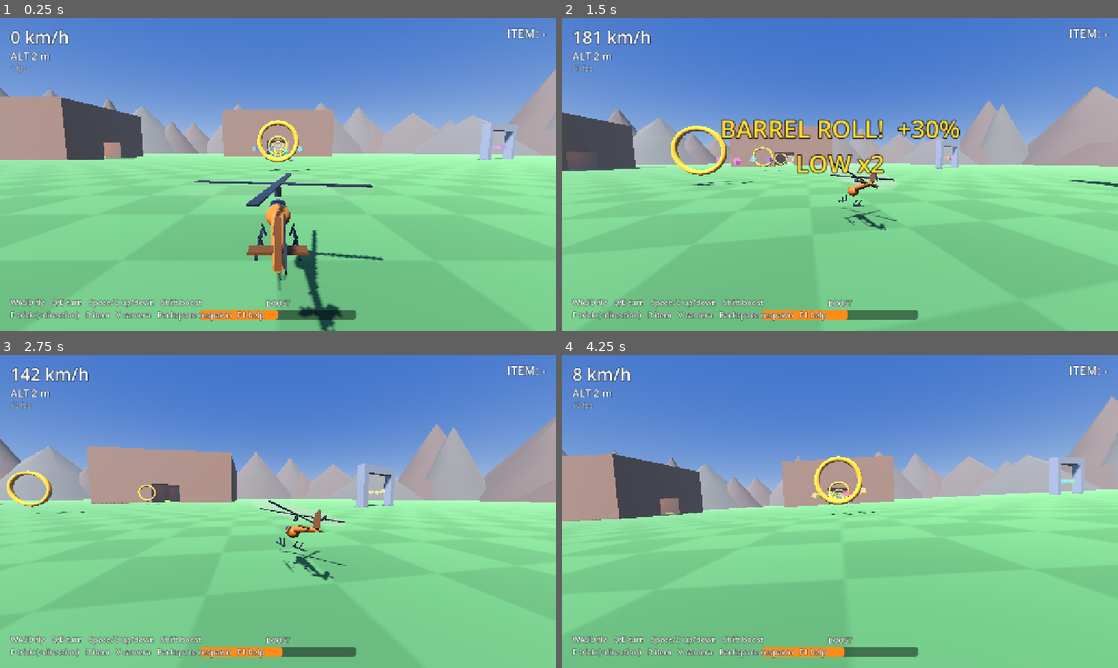
Above: before the commit, frames 1-4 (two rows, left to right).
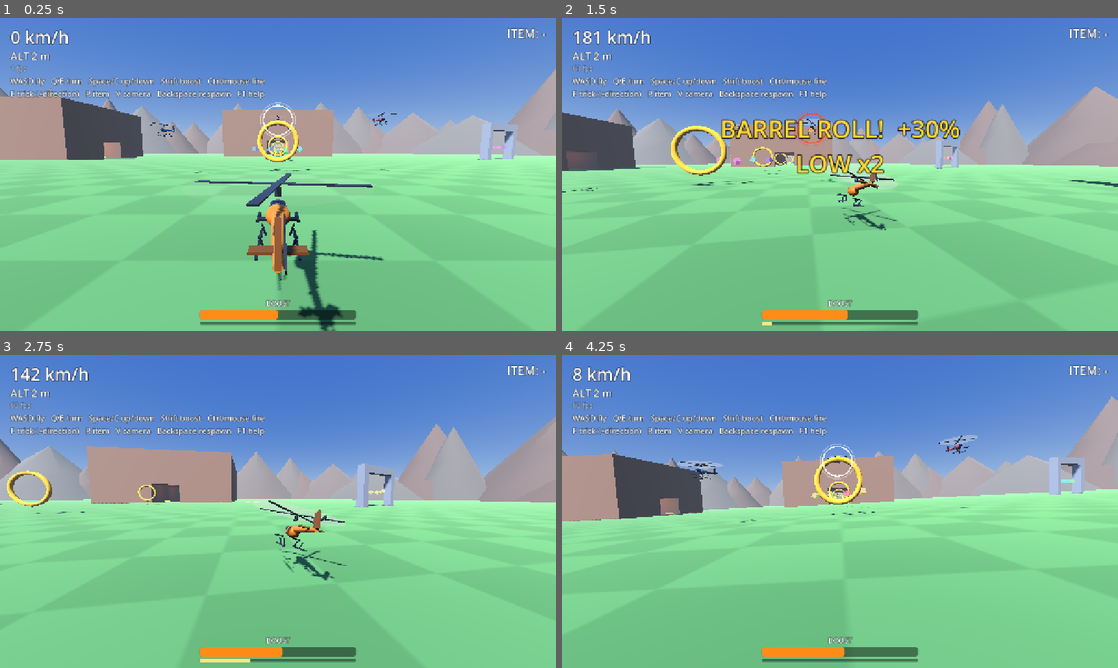
Above: after the commit, the same moments.

Repository: agnorance/choppa
Game: Godot game, scene res://scenes/main.tscn
Same seed, same stepped clock (60 frames per second), same inputs: the game is played once before the commit and once after it.
Inputs (mouse positions are in pixels of both pictures, inside the frame that each line leads up to):
- Up to frame 1 (0.25 s): no input
- Up to frame 2 (1.5 s): tap Enter at 0.5 s; move the mouse to (962, 158) at 0.52 s; hold D (move_right) 0.53-1.25 s; hold Shift (boost) 0.53-1.25 s; click (962, 158) at 0.67 s; tap F (trick) at 0.8 s; drag from (728, 190) to (812, 237) at 1.27 s
- Up to frame 3 (2.75 s): move the mouse to (333, 442) at 2.02 s; hold D (move_right) from 2.03 s (still down); hold Ctrl (fire, bound only after the commit) from 2.03 s (still down); click (333, 442) at 2.17 s; tap Shift (boost) at 2.3 s
- Up to frame 4 (4.25 s): release D (move_right) at 2.75 s; release Ctrl (fire, bound only after the commit) at 2.75 s; drag from (812, 574) to (673, 464) at 2.77 s; move the mouse to (1006, 558) at 3.52 s; hold A (move_left) from 3.53 s (still down); hold V (toggle_camera) from 3.53 s (still down); click (1006, 558) at 3.67 s; tap Ctrl (fire, bound only after the commit) at 3.8 s; tap Backspace (respawn) at 4.15 s

The runs differ from the first frame. In frame 1, 3.3% of the frame differs, in the area x 1-72%, y 19-99%; in frame 2, 3.3%; in frame 3, 3.1%; in frame 4, 3.6%, in the area x 1-75%, y 19-99%.

Commit message:
Add machine gun with knockback, aim assist and training dummies
- Twin machine gun: rapid fire tracers that knock choppas back, no damage
- Aim assist snaps rounds to a choppa in a 12 degree cone, lock ring on HUD
- Overheats after ~2.3 s of continuous fire; barrel roll dodges bullets
- Fire on Ctrl / left mouse / RT / touch FIRE; touch auto-fires when locked on
- Three hovering training dummies on the test range that return to their posts
- Heat bar, crosshair and hit flash in the HUD; six new tests

Diff:
--- /dev/null
+++ b/scripts/bullet.gd
@@ -0,0 +1,88 @@
+class_name Bullet
+extends Node3D
+## Machine gun round. Knocks choppas back instead of damaging them. Moves in straight
+## steps and ray-checks each step, so it can't tunnel through thin walls.
+
+const SPEED := 180.0
+const LIFETIME := 0.9
+const KNOCKBACK := 2.5  ## Velocity added to the target per hit.
+
+static var _mesh: BoxMesh
+static var _material: StandardMaterial3D
+
+var shooter: Choppa
+var direction := Vector3.FORWARD
+var speed := SPEED
+
+var _age := 0.0
+
+
+func _ready() -> void:
+	if _mesh == null:
+		_mesh = BoxMesh.new()
+		_mesh.size = Vector3(0.1, 0.1, 2.6)
+		_material = StandardMaterial3D.new()
+		_material.shading_mode = BaseMaterial3D.SHADING_MODE_UNSHADED
+		_material.albedo_color = Color(1.0, 0.85, 0.35)
+	var tracer := MeshInstance3D.new()
+	tracer.mesh = _mesh
+	tracer.material_override = _material
+	tracer.cast_shadow = GeometryInstance3D.SHADOW_CASTING_SETTING_OFF
+	add_child(tracer)
+	if not direction.is_equal_approx(Vector3.UP) and not direction.is_equal_approx(Vector3.DOWN):
+		basis = Basis.looking_at(direction)
+
+
+func _physics_process(delta: float) -> void:
+	_age += delta
+	if _age > LIFETIME:
+		queue_free()
+		return
+	var from := global_position
+	var to := from + direction * speed * delta
+	var query := PhysicsRayQueryParameters3D.create(from, to)
+	if is_instance_valid(shooter):
+		query.exclude = [shooter.get_rid()]
+	var hit := get_world_3d().direct_space_state.intersect_ray(query)
+	if hit.is_empty():
+		global_position = to
+		return
+	var target := hit.collider as Choppa
+	if target and target.take_hit(direction * KNOCKBACK, shooter) and is_instance_valid(shooter):
+		shooter.scored_hit.emit(target)
+	if target == null or not target.trick == "BARREL ROLL":
+		_spark(hit.position)
+		queue_free()
+	else:
+		global_position = to  # Dodged: fly on through.
+
+
+func _spark(at: Vector3) -> void:
+	var spark := Spark.new()
+	get_parent().add_child(spark)
+	spark.global_position = at
+
+
+class Spark extends MeshInstance3D:
+	var _t := 0.0
+
+	func _ready() -> void:
+		var sphere := SphereMesh.new()
+		sphere.radius = 0.5
+		sphere.height = 1.0
+		sphere.radial_segments = 6
+		sphere.rings = 3
+		mesh = sphere
+		var m := StandardMaterial3D.new()
+		m.shading_mode = BaseMaterial3D.SHADING_MODE_UNSHADED
+		m.transparency = BaseMaterial3D.TRANSPARENCY_ALPHA
+		m.albedo_color = Color(1.0, 0.75, 0.3)
+		material_override = m
+		cast_shadow = GeometryInstance3D.SHADOW_CASTING_SETTING_OFF
+
+	func _process(delta: float) -> void:
+		_t += delta
+		scale = Vector3.ONE * (0.4 + _t * 6.0)
+		(material_override as StandardMaterial3D).albedo_color.a = 1.0 - _t / 0.15
+		if _t >= 0.15:
+			queue_free()
--- a/scripts/choppa.gd
+++ b/scripts/choppa.gd
@@ -8,6 +8,9 @@
 signal trick_botched(trick_name: String)
 signal bumped(impact: float)
 signal item_changed(item_name: String)
+signal hit_taken(impulse: Vector3, shooter: Choppa)
+signal scored_hit(target: Choppa)
+signal gun_overheated
 
 ## Below this altitude a trick counts as "low" and its boost reward doubles.
 const LOW_ALTITUDE := 6.0
@@ -15,6 +18,12 @@
 const GROUND_CLEARANCE := 1.15
 const BOUNCE_IMPACT := 14.0
 const TRICK_COOLDOWN := 0.15
+const GUN_INTERVAL := 0.08  ## Seconds between shots.
+const GUN_HEAT_PER_SHOT := 0.035  ## About 2.3 s of continuous fire to overheat.
+const GUN_COOL_RATE := 0.6  ## Heat lost per second when not firing.
+const AIM_ASSIST_ANGLE := deg_to_rad(12.0)  ## Horizontal cone that snaps bullets.
+const AIM_ASSIST_PITCH := deg_to_rad(35.0)
+const AIM_ASSIST_RANGE := 160.0
 const TRICKS := {
 	"BARREL ROLL": {"duration": 0.55, "reward": 0.15},
 	"FRONT FLIP": {"duration": 0.6, "reward": 0.18},
@@ -45,6 +54,8 @@
 var item := ""
 var stun := 0.0
 var altitude := 500.0  ## Height of the skids above whatever is below.
+var heat := 0.0  ## Gun heat, 0..1.
+var overheated := false
 
 var trick := ""  ## Name of the trick in progress, "" when none.
 var trick_time := 0.0
@@ -57,11 +68,14 @@
 var _snap_from := 0.0
 var _prev_trick := false
 var _prev_item := false
+var _gun_timer := 0.0
+var _gun_side := 1.0
 
 
 func _ready() -> void:
 	motion_mode = MOTION_MODE_FLOATING
 	heading = rotation.y
+	add_to_group("choppas")
 
 	var capsule := CapsuleShape3D.new()
 	capsule.radius = 1.1
@@ -112,6 +126,7 @@
 
 	_trick_cooldown = maxf(0.0, _trick_cooldown - delta)
 	_update_trick(delta)
+	_update_gun(i, delta)
 
 	if trick == "180 SNAP":
 		turn_rate = 0.0
@@ -150,6 +165,35 @@
 	_handle_collisions(before)
 	_update_altitude()
 	model.update_pose(self, delta)
+
+
+## The choppa that aim assist would shoot at right now, or null.
+func aim_target() -> Choppa:
+	var forward := facing() * Vector3.FORWARD
+	var best: Choppa = null
+	var best_angle := AIM_ASSIST_ANGLE
+	for node in get_tree().get_nodes_in_group("choppas"):
+		var other := node as Choppa
+		if other == self:
+			continue
+		var to := other.global_position - global_position
+		var flat := Vector3(to.x, 0.0, to.z)
+		if to.length() > AIM_ASSIST_RANGE or flat.length() < 0.1:
+			continue
+		var angle := forward.angle_to(flat)
+		if angle < best_angle and absf(atan2(to.y, flat.length())) < AIM_ASSIST_PITCH:
+			best = other
+			best_angle = angle
+	return best
+
+
+## Called by a bullet. Returns false when the hit is dodged.
+func take_hit(impulse: Vector3, shooter: Choppa) -> bool:
+	if trick == "BARREL ROLL":
+		return false
+	velocity += impulse
+	hit_taken.emit(impulse, shooter)
+	return true
 
 
 func give_item(item_name: String) -> bool:
@@ -182,8 +226,47 @@
 	trick = ""
 	stun = 0.0
 	turbo_time = 0.0
+	heat = 0.0
+	overheated = false
 	reset_physics_interpolation()
 	_update_altitude()
+
+
+func _update_gun(i: PilotInput, delta: float) -> void:
+	_gun_timer = maxf(0.0, _gun_timer - delta)
+	if overheated:
+		heat = maxf(0.0, heat - GUN_COOL_RATE * delta)
+		overheated = heat > 0.0
+		return
+	if not i.fire:
+		heat = maxf(0.0, heat - GUN_COOL_RATE * delta)
+		return
+	if trick != "" or _gun_timer > 0.0:
+		return
+	_shoot()
+	_gun_timer = GUN_INTERVAL
+	heat += GUN_HEAT_PER_SHOT
+	if heat >= 1.0:
+		heat = 1.0
+		overheated = true
+		gun_overheated.emit()
+
+
+func _shoot() -> void:
+	var muzzle := global_position + facing() * Vector3(0.9 * _gun_side, -0.5, -2.2)
+	_gun_side = -_gun_side
+	var target := aim_target()
+	var direction := facing() * Vector3.FORWARD
+	if target:
+		direction = (target.global_position - muzzle).normalized()
+	var bullet := Bullet.new()
+	bullet.shooter = self
+	bullet.direction = direction
+	# Bullets inherit your speed so they never fall behind you while boosting.
+	bullet.speed = Bullet.SPEED + maxf(0.0, velocity.dot(direction))
+	get_parent().add_child(bullet)
+	bullet.global_position = muzzle
+	bullet.reset_physics_interpolation()
 
 
 func _start_trick(i: PilotInput) -> void:
--- a/scripts/choppa_model.gd
+++ b/scripts/choppa_model.gd
@@ -76,6 +76,15 @@
 				Vector3(0.62 * side, -0.85, z), Vector3(0.0, 0.0, -20.0 * side)
 			)
 
+	var barrel := CylinderMesh.new()
+	barrel.top_radius = 0.07
+	barrel.bottom_radius = 0.09
+	barrel.height = 1.2
+	barrel.radial_segments = 6
+	for side in [-1.0, 1.0]:
+		_part(barrel, metal, Vector3(0.9 * side, -0.5, -1.4), Vector3(90.0, 0.0, 0.0))
+		_part(_box(Vector3(0.5, 0.12, 0.3)), metal, Vector3(0.65 * side, -0.5, -1.1))
+
 	cockpit = Marker3D.new()
 	cockpit.position = Vector3(0.0, 0.4, -1.25)
 	add_child(cockpit)
--- a/scripts/controls.gd
+++ b/scripts/controls.gd
@@ -4,7 +4,7 @@
 const DEADZONE := 0.2
 
 # action -> list of bindings. Keys are Key constants, buttons are JoyButton constants,
-# axes are [JoyAxis, direction].
+# axes are [JoyAxis, direction], mouse buttons are "mouse:<MouseButton>".
 var _bindings := {
 	"move_forward": [KEY_W, [JOY_AXIS_LEFT_Y, -1.0]],
 	"move_back": [KEY_S, [JOY_AXIS_LEFT_Y, 1.0]],
@@ -14,7 +14,8 @@
 	"yaw_right": [KEY_E, KEY_RIGHT, [JOY_AXIS_RIGHT_X, 1.0]],
 	"lift_up": [KEY_SPACE, KEY_UP, [JOY_AXIS_RIGHT_Y, -1.0]],
 	"lift_down": [KEY_C, KEY_DOWN, [JOY_AXIS_RIGHT_Y, 1.0]],
-	"boost": [KEY_SHIFT, JOY_BUTTON_RIGHT_SHOULDER, [JOY_AXIS_TRIGGER_RIGHT, 1.0]],
+	"boost": [KEY_SHIFT, JOY_BUTTON_RIGHT_SHOULDER],
+	"fire": [KEY_CTRL, "mouse:%d" % MOUSE_BUTTON_LEFT, [JOY_AXIS_TRIGGER_RIGHT, 1.0]],
 	"trick": [KEY_F, JOY_BUTTON_A],
 	"use_item": [KEY_R, JOY_BUTTON_X],
 	"toggle_camera": [KEY_V, JOY_BUTTON_Y],
@@ -32,6 +33,10 @@
 
 
 func _event_for(binding: Variant) -> InputEvent:
+	if binding is String:
+		var mouse := InputEventMouseButton.new()
+		mouse.button_index = (binding as String).split(":")[1].to_int()
+		return mouse
 	if binding is Array:
 		var axis := InputEventJoypadMotion.new()
 		axis.axis = binding[0]
--- /dev/null
+++ b/scripts/dummy_pilot.gd
@@ -0,0 +1,22 @@
+class_name DummyPilot
+extends Node
+## Training target: hovers at its post and flies back after being knocked away.
+
+var choppa: Choppa
+var home := Vector3.ZERO
+
+
+func _ready() -> void:
+	process_physics_priority = -10
+
+
+func _physics_process(_delta: float) -> void:
+	var i := choppa.input
+	i.clear()
+	var to_inverse := choppa.facing().inverse()
+	var offset := to_inverse * (home - choppa.global_position)
+	var vel := to_inverse * choppa.velocity
+	# Proportional pull to the post, damped by current speed.
+	var steer := Vector3(offset.x, offset.y, offset.z) * 0.15 - vel * 0.08
+	i.move = Vector2(steer.x, -steer.z).limit_length(1.0)
+	i.lift = clampf(steer.y * 2.0, -1.0, 1.0)
--- a/scripts/hud.gd
+++ b/scripts/hud.gd
@@ -2,16 +2,21 @@
 extends CanvasLayer
 ## Speed, altitude, boost meter, item slot and trick call-outs for one choppa.
 
-const HELP := """WASD fly   Q/E turn   Space/C up/down   Shift boost
+const HELP := """WASD fly   Q/E turn   Space/C up/down   Shift boost   Ctrl/mouse fire
 F trick (+direction)   R item   V camera   Backspace respawn   F1 help"""
 
 var choppa: Choppa
+var camera: Camera3D
 var touch: TouchControls
 
 var _speed: Label
 var _altitude: Label
 var _fps: Label
 var _boost: ProgressBar
+var _heat: ProgressBar
+var _heat_fill: StyleBoxFlat
+var _crosshair: Control
+var _hit_flash := 0.0
 var _item: Label
 var _callout: Label
 var _help: Label
@@ -53,11 +58,29 @@
 	var boost_label := _label(root, 16, Vector2(0.5, 1), Vector2(0, -52))
 	boost_label.text = "BOOST"
 
+	_heat = ProgressBar.new()
+	_heat.max_value = 1.0
+	_heat.show_percentage = false
+	_heat.custom_minimum_size = Vector2(360, 6)
+	_place(_heat, Vector2(0.5, 1), Vector2(0, -14))
+	_heat_fill = StyleBoxFlat.new()
+	_heat_fill.bg_color = Color(1.0, 0.9, 0.5)
+	_heat.add_theme_stylebox_override("fill", _heat_fill)
+	_heat.add_theme_stylebox_override("background", back)
+	root.add_child(_heat)
+
+	_crosshair = Control.new()
+	_crosshair.mouse_filter = Control.MOUSE_FILTER_IGNORE
+	_crosshair.anchor_right = 1.0
+	_crosshair.anchor_bottom = 1.0
+	_crosshair.draw.connect(_draw_crosshair)
+	root.add_child(_crosshair)
+
 	_callout = _label(root, 56, Vector2(0.5, 0.3), Vector2.ZERO)
 	_callout.grow_vertical = Control.GROW_DIRECTION_END
 	_callout.modulate.a = 0.0
 
-	_help = _label(root, 18, Vector2(0, 1), Vector2(24, -24))
+	_help = _label(root, 18, Vector2(0, 0), Vector2(24, 132))
 	_help.text = HELP
 
 	touch = TouchControls.new()
@@ -70,6 +93,8 @@
 	choppa.trick_landed.connect(_on_trick_landed)
 	choppa.trick_botched.connect(func(_name: String) -> void: _show_callout("BOTCHED", Color(1, 0.3, 0.3)))
 	choppa.item_changed.connect(func(_name: String) -> void: _update_item())
+	choppa.scored_hit.connect(func(_target: Choppa) -> void: _hit_flash = 0.12)
+	choppa.gun_overheated.connect(func() -> void: _show_callout("OVERHEAT", Color(1, 0.4, 0.2)))
 	_update_item()
 
 
@@ -82,9 +107,33 @@
 	_altitude.text = "ALT %d m" % roundi(maxf(choppa.altitude, 0.0))
 	_fps.text = "%d fps" % Engine.get_frames_per_second()
 	_boost.value = choppa.boost_meter
+	_heat.value = choppa.heat
+	_heat_fill.bg_color = Color(1.0, 0.25, 0.15) if choppa.overheated else Color(1.0, 0.9, 0.5)
+	_hit_flash = maxf(0.0, _hit_flash - delta)
+	_crosshair.queue_redraw()
 	if _callout_time > 0.0:
 		_callout_time -= delta
 		_callout.modulate.a = clampf(_callout_time / 0.4, 0.0, 1.0)
+
+
+## A cross where your guns point, or a ring around the locked-on target.
+func _draw_crosshair() -> void:
+	if camera == null or choppa.trick != "":
+		return
+	var color := Color(1, 0.3, 0.2) if _hit_flash > 0.0 else Color(1, 1, 1, 0.85)
+	var target := choppa.aim_target()
+	if target:
+		if not camera.is_position_behind(target.global_position):
+			var at := camera.unproject_position(target.global_position)
+			_crosshair.draw_arc(at, 34.0, 0.0, TAU, 32, color, 3.0)
+			_crosshair.draw_arc(at, 40.0, 0.0, TAU, 32, Color(color, 0.4), 2.0)
+		return
+	var ahead := choppa.global_position + choppa.facing() * Vector3(0.0, -0.5, -80.0)
+	if camera.is_position_behind(ahead):
+		return
+	var c := camera.unproject_position(ahead)
+	for d: Vector2 in [Vector2.LEFT, Vector2.RIGHT, Vector2.UP, Vector2.DOWN]:
+		_crosshair.draw_line(c + d * 6.0, c + d * 16.0, color, 2.0)
 
 
 func _on_trick_landed(trick_name: String, reward: float, low: bool) -> void:
--- a/scripts/local_pilot.gd
+++ b/scripts/local_pilot.gd
@@ -17,6 +17,7 @@
 	i.yaw = Input.get_axis("yaw_left", "yaw_right")
 	i.lift = Input.get_axis("lift_down", "lift_up")
 	i.boost = Input.is_action_pressed("boost")
+	i.fire = Input.is_action_pressed("fire")
 	i.trick = Input.is_action_pressed("trick")
 	i.use_item = Input.is_action_pressed("use_item")
 	if touch and touch.visible:
@@ -24,5 +25,7 @@
 		i.yaw = clampf(i.yaw + touch.look.x, -1.0, 1.0)
 		i.lift = clampf(i.lift + touch.look.y, -1.0, 1.0)
 		i.boost = i.boost or touch.is_pressed("boost")
+		# Your right thumb is busy steering, so touch fires by itself once locked on.
+		i.fire = i.fire or touch.is_pressed("fire") or choppa.aim_target() != null
 		i.trick = i.trick or touch.is_pressed("trick")
 		i.use_item = i.use_item or touch.is_pressed("use_item")
--- a/scripts/main.gd
+++ b/scripts/main.gd
@@ -8,6 +8,16 @@
 ##   --touch                 show touch controls even without a touchscreen
 ##   --shot=<file.png>       save a screenshot after --frames physics ticks and quit
 ##   --frames=<n>            ticks before the screenshot (default 90)
+##   --dummies=<n>           training targets to spawn (default 3)
+
+const DUMMY_POSTS: Array[Vector3] = [
+	Vector3(-25.0, 10.0, 50.0), Vector3(25.0, 13.0, 45.0), Vector3(0.0, 17.0, 15.0),
+	Vector3(-40.0, 20.0, 0.0), Vector3(40.0, 8.0, 0.0),
+]
+const DUMMY_COLORS: Array[Color] = [
+	Color(0.2, 0.6, 0.95), Color(0.85, 0.25, 0.3), Color(0.3, 0.8, 0.35),
+	Color(0.7, 0.4, 0.9), Color(0.95, 0.85, 0.2),
+]
 
 var map: TestRange
 var choppa: Choppa
@@ -35,7 +45,11 @@
 	add_child(camera)
 	camera.make_current()
 
+	for n in mini(int(_args.get("dummies", "3")), DUMMY_POSTS.size()):
+		_spawn_dummy(DUMMY_POSTS[n], DUMMY_COLORS[n])
+
 	hud = Hud.new(choppa)
+	hud.camera = camera
 	add_child(hud)
 	if _args.has("touch"):
 		hud.touch.visible = true
@@ -52,6 +66,18 @@
 		pilot.choppa = choppa
 		pilot.touch = hud.touch
 		add_child(pilot)
+
+
+func _spawn_dummy(post: Vector3, color: Color) -> void:
+	var dummy := Choppa.new()
+	dummy.team_color = color
+	add_child(dummy)
+	# Face the player's spawn so they show their good side.
+	dummy.respawn(Transform3D(Basis(Vector3.UP, PI), post))
+	var pilot := DummyPilot.new()
+	pilot.choppa = dummy
+	pilot.home = post
+	add_child(pilot)
 
 
 func _unhandled_input(event: InputEvent) -> void:
--- a/scripts/pilot_input.gd
+++ b/scripts/pilot_input.gd
@@ -7,6 +7,7 @@
 var yaw := 0.0  ## +1 turns right.
 var lift := 0.0  ## +1 climbs.
 var boost := false
+var fire := false
 var trick := false  ## Held state; the choppa reacts to the press edge.
 var use_item := false  ## Held state; the choppa reacts to the press edge.
 
@@ -16,6 +17,7 @@
 	yaw = other.yaw
 	lift = other.lift
 	boost = other.boost
+	fire = other.fire
 	trick = other.trick
 	use_item = other.use_item
 
--- a/scripts/scripted_pilot.gd
+++ b/scripts/scripted_pilot.gd
@@ -1,7 +1,7 @@
 class_name ScriptedPilot
 extends Node
 ## Canned flight plans for screenshots and smoke tests (`--autopilot=<plan>`).
-## Plans: hover, forward, boost, roll, flip, snap, pirouette.
+## Plans: hover, shoot, forward, boost, roll, flip, snap, pirouette.
 
 const CRUISE_ALTITUDE := 7.0
 
@@ -22,6 +22,9 @@
 	i.lift = clampf((CRUISE_ALTITUDE - choppa.altitude) * 0.3, -1.0, 1.0)
 	if plan == "hover":
 		return
+	if plan == "shoot":
+		i.fire = true
+		return
 	i.move.y = 1.0
 	match plan:
 		"boost":
--- a/scripts/touch_controls.gd
+++ b/scripts/touch_controls.gd
@@ -30,6 +30,7 @@
 	return {
 		"boost": [Vector2(w - 110.0, h - 110.0), 70.0, "BOOST"],
 		"trick": [Vector2(w - 270.0, h - 80.0), 58.0, "TRICK"],
+		"fire": [Vector2(w - 260.0, h - 230.0), 62.0, "FIRE"],
 		"use_item": [Vector2(w - 100.0, h - 270.0), 55.0, "ITEM"],
 		"toggle_camera": [Vector2(w - 60.0, 140.0), 38.0, "CAM"],
 	}
--- a/tests/run_tests.gd
+++ b/tests/run_tests.gd
@@ -26,6 +26,12 @@
 		"test_turbo_item",
 		"test_item_box_gives_item_and_respawns",
 		"test_item_roll_only_returns_known_items",
+		"test_gun_fires_and_overheats",
+		"test_gun_cools_down_after_overheat",
+		"test_bullets_knock_target_back",
+		"test_aim_assist_hits_target_above",
+		"test_barrel_roll_dodges_bullets",
+		"test_bullets_stop_at_walls",
 	]:
 		_world = Node3D.new()
 		root.add_child(_world)
@@ -185,3 +191,89 @@
 	rng.seed = 1
 	for n in 200:
 		_check(Items.POOL.has(Items.roll(rng)), "rolled a known item")
+
+
+func _bullets() -> Array:
+	return _world.get_children().filter(func(n: Node) -> bool: return n is Bullet)
+
+
+func _hold_fire(i: PilotInput, _t: int) -> void:
+	i.fire = true
+
+
+func test_gun_fires_and_overheats() -> void:
+	var choppa := _choppa(Vector3(0.0, 10.0, 0.0))
+	var overheats := []
+	choppa.gun_overheated.connect(func() -> void: overheats.append(true))
+	await _fly(choppa, 6, _hold_fire)
+	_check(_bullets().size() >= 1, "spawned bullets")
+	_check(choppa.heat > 0.0, "heat rose")
+	await _fly(choppa, 180, _hold_fire)
+	_check(overheats.size() == 1, "overheated once, got %d" % overheats.size())
+	_check(choppa.overheated, "still overheated while holding fire")
+
+
+func test_gun_cools_down_after_overheat() -> void:
+	var choppa := _choppa(Vector3(0.0, 10.0, 0.0))
+	choppa.heat = 1.0
+	choppa.overheated = true
+	await _fly(choppa, 30, _hold_fire)
+	_check(_bullets().is_empty(), "no shots while overheated")
+	choppa.input.clear()
+	await _fly(choppa, 120)
+	_check(not choppa.overheated and choppa.heat == 0.0, "cooled down, heat=%f" % choppa.heat)
+
+
+func test_bullets_knock_target_back() -> void:
+	var shooter := _choppa(Vector3(0.0, 10.0, 0.0))
+	var target := _choppa(Vector3(0.0, 10.0, -40.0))
+	var hits := []
+	shooter.scored_hit.connect(func(t: Choppa) -> void: hits.append(t))
+	for t in 60:
+		shooter.input.fire = true
+		await physics_frame
+		shooter.step(TICK)
+		target.step(TICK)
+	_check(hits.size() >= 8, "scored hits, got %d" % hits.size())
+	_check(hits.all(func(t: Choppa) -> bool: return t == target), "hit the target")
+	_check(target.velocity.z < -5.0, "pushed away from shooter, v=%s" % target.velocity)
+
+
+func test_aim_assist_hits_target_above() -> void:
+	var shooter := _choppa(Vector3(0.0, 10.0, 0.0))
+	var target := _choppa(Vector3(4.0, 18.0, -50.0))
+	_check(shooter.aim_target() == target, "locked on")
+	var hits := []
+	shooter.scored_hit.connect(func(t: Choppa) -> void: hits.append(t))
+	await _fly(shooter, 30, _hold_fire)
+	_check(hits.size() >= 3, "assisted shots hit, got %d" % hits.size())
+
+
+func test_barrel_roll_dodges_bullets() -> void:
+	var shooter := _choppa(Vector3(0.0, 30.0, 0.0))
+	var target := _choppa(Vector3(0.0, 30.0, -30.0))
+	var taken := []
+	target.hit_taken.connect(func(_i: Vector3, _s: Choppa) -> void: taken.append(true))
+	# Start rolling, then fire a burst that arrives while the roll lasts.
+	target.input.trick = true
+	target.input.move = Vector2(1.0, 0.0)
+	target.step(TICK)
+	_check(target.trick == "BARREL ROLL", "rolling")
+	target.input.clear()
+	for t in 12:
+		shooter.input.fire = t < 4
+		await physics_frame
+		shooter.step(TICK)
+		target.set("trick_time", 0.0)  # Freeze the roll so every round arrives mid-roll.
+		target.step(TICK)
+	_check(taken.is_empty(), "no hits taken while rolling, got %d" % taken.size())
+
+
+func test_bullets_stop_at_walls() -> void:
+	MapKit.block(_world, Vector3(0.0, 10.0, -20.0), Vector3(40.0, 40.0, 0.5), Color.GRAY)
+	var shooter := _choppa(Vector3(0.0, 10.0, 0.0))
+	var target := _choppa(Vector3(0.0, 10.0, -40.0))
+	var taken := []
+	target.hit_taken.connect(func(_i: Vector3, _s: Choppa) -> void: taken.append(true))
+	await _fly(shooter, 30, _hold_fire)
+	_check(taken.is_empty(), "wall blocked the bullets")
Not shown, added: scripts/bullet.gd.uid
Not shown, added: scripts/dummy_pilot.gd.uid
Not shown, changed: README.md
Not shown, changed: docs/DESIGN.md
